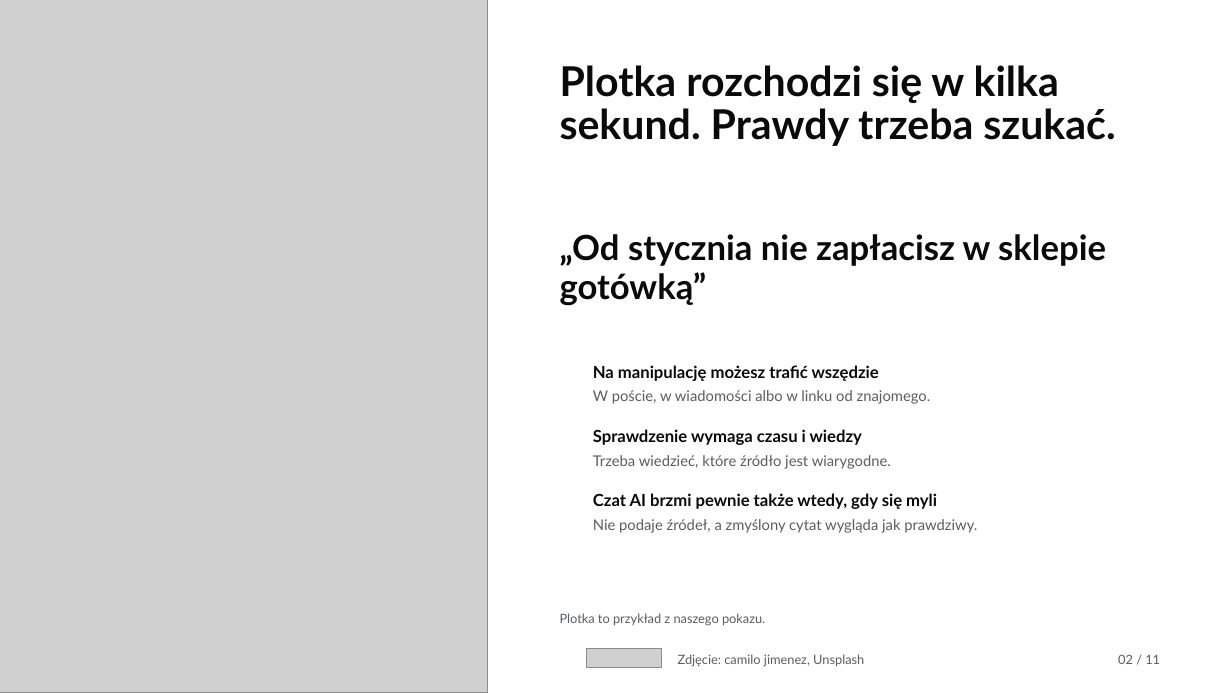
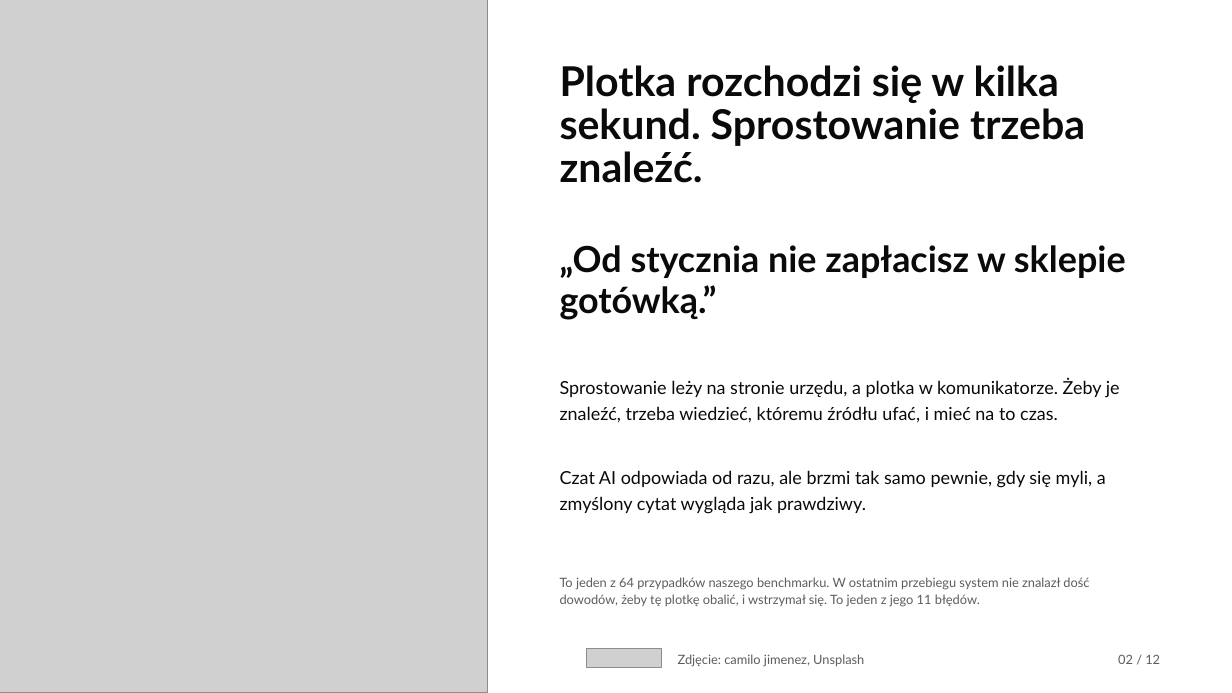
Before and after one commit to Meritum-HackNation2026/meritum-marketing, a slide deck: slide 2 of deck/meritum-deck.pptx. Drawn at 1232x693 pixels with LibreOffice and Linux fonts; fonts in the diff are those of the drawing; grey boxes stand for pictures; background and template pictures are left out. Boxes give left, top, right and bottom in pixels: in the first picture for what was removed or moved away, otherwise in the second. Text is boxed around its words. In the diff, an @@ line names an element or a change of style, - is before the commit and + after.

Commit message:
feat(deck): oba decki pokazują zmierzone wyniki, koszty, skalowanie i diagram kontenerów (#21)
Oba decki mają 12 slajdów w tej samej kolejności. Slajd z wynikami pokazuje
przebieg 7b przy każdym celu, także tam, gdzie celu nie spełniamy. Doszły
slajdy o kosztach według poziomu przyjęcia i o skalowaniu, każdy z linkiem
do arkusza. Slajd o użytkownikach wszedł do slajdu o kanałach, a pasek
postępu i strona wstrzymania do jednego slajdu z wynikiem.
Pełny diagram kontenerów, siedem przebiegów i prognoza są w dodatku
(deck/meritum-own/dodatek.html) poza limitem 12 slajdów.
Deck zespołu wycina tabele z liczbami z index.html, więc liczby w obu
deckach są te same.

```diff
--- a/deck/meritum-deck.pptx
+++ b/deck/meritum-deck.pptx
@@ text at <box>560,65,1085,183</box>: text changed @@
-Plotka rozchodzi się w kilka sekund. Prawdy trzeba szukać.
+Plotka rozchodzi się w kilka sekund. Sprostowanie trzeba znaleźć.
@@ text at <box>560,245,1126,320</box>: text changed; size 27 to 28 pt @@
-„Od stycznia nie zapłacisz w sklepie gotówką”
+„Od stycznia nie zapłacisz w sklepie gotówką.”
@@ text added at <box>560,379,1120,423</box>, 14 pt, text #0A0A0A @@
+Sprostowanie leży na stronie urzędu, a plotka w komunikatorze. Żeby je znaleźć, trzeba wiedzieć, któremu źródłu ufać, i mieć na to czas.
@@ text removed at <box>593,365,879,381</box> @@
-Na manipulację możesz trafić wszędzie
@@ text removed at <box>593,390,931,404</box> @@
-W poście, w wiadomości albo w linku od znajomego.
@@ text removed at <box>593,429,862,445</box> @@
-Sprawdzenie wymaga czasu i wiedzy
@@ text at <box>560,470,1106,514</box>: text changed; size 13 to 14 pt; bold off @@
-Czat AI brzmi pewnie także wtedy, gdy się myli
+Czat AI odpowiada od razu, ale brzmi tak samo pewnie, gdy się myli, a zmyślony cytat wygląda jak prawdziwy.
@@ text removed at <box>593,455,891,469</box> @@
-Trzeba wiedzieć, które źródło jest wiarygodne.
@@ text removed at <box>593,519,977,533</box> @@
-Nie podaje źródeł, a zmyślony cytat wygląda jak prawdziwy.
@@ text added at <box>560,577,1089,607</box>, 10 pt, text #5A5D62 @@
+To jeden z 64 przypadków naszego benchmarku. W ostatnim przebiegu system nie znalazł dość dowodów, żeby tę plotkę obalić, i wstrzymał się. To jeden z jego 11 błędów.
@@ text removed at <box>560,613,765,625</box> @@
-Plotka to przykład z naszego pokazu.
@@ text at <box>1118,654,1160,664</box>: text changed @@
-02 / 11
+02 / 12
```
Also in this commit, not shown: 4 other slides changed, 7 slides added, 6 slides removed, 38 other files.
